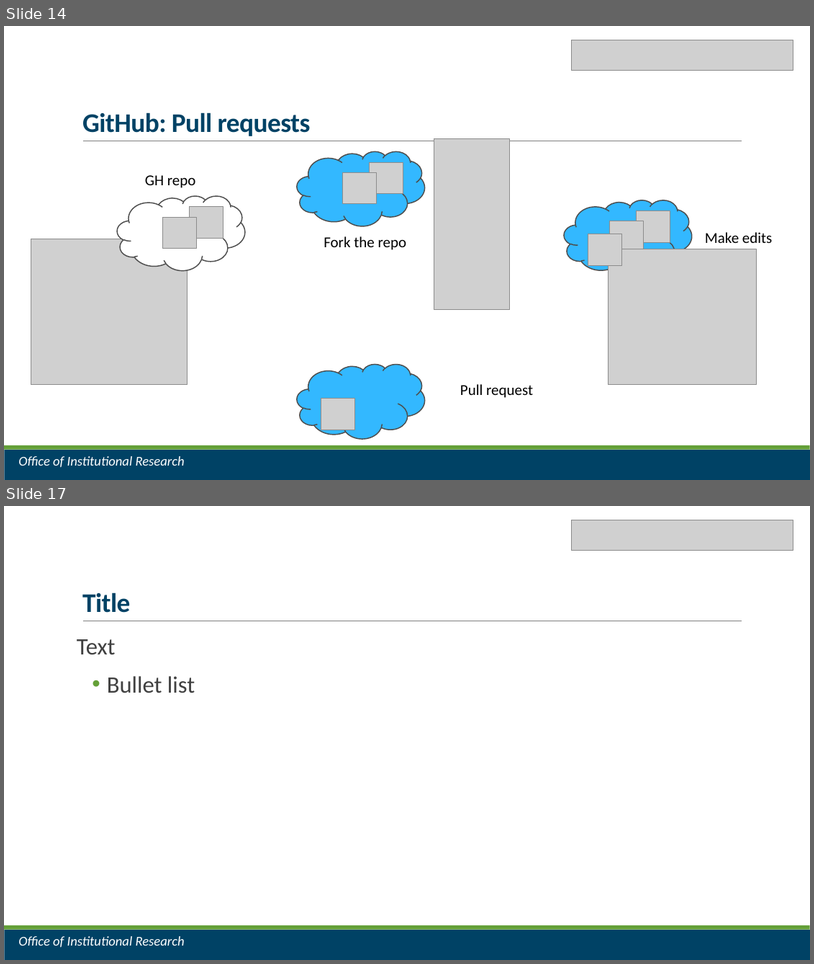
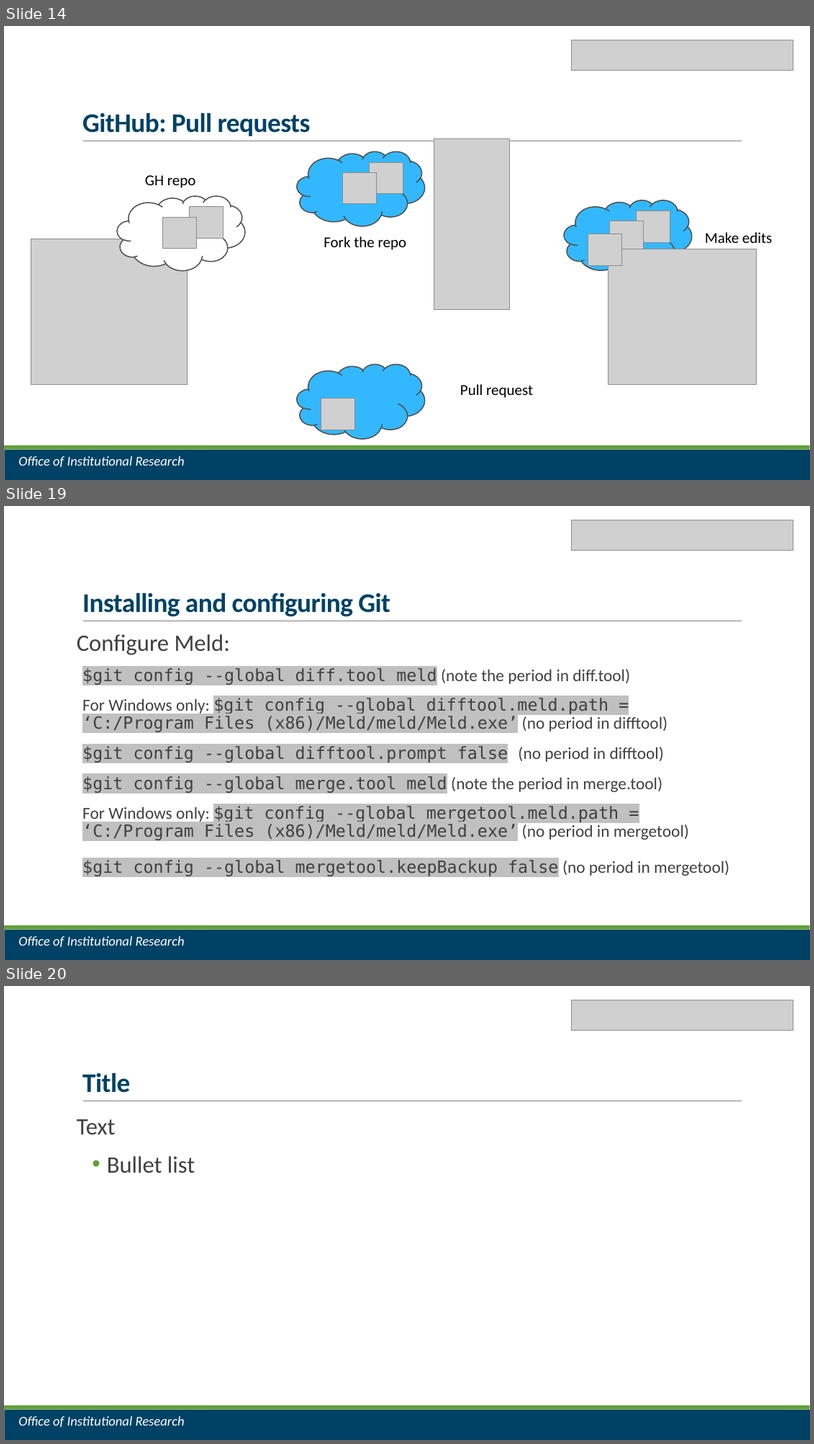
Before and after one commit to jrf1111/Do-You-Git-It-Now, a slide deck: Do You Git It Now.pptx. Shown one above the other, each under a label of ours: slides 14 and 17 before the commit, slides 14, 19 and 20 after it; the slides between them are not shown. The pictures are 814x964 and 814x1444 pixels, drawn with LibreOffice and Linux fonts; fonts in the diff are those of the drawing; grey boxes stand for pictures. Boxes give left, top, right and bottom in pixels: in the first picture for what was removed or moved away, otherwise in the second. Text is boxed around its words. In the diff, an @@ line names an element or a change of style, - is before the commit and + after.

Commit message:
add install and config section

```diff
--- a/Do You Git It Now.pptx
+++ b/Do You Git It Now.pptx
@@ slide 19 added at (x1=4, y1=506, x2=810, y2=960), background #FFFFFF; not listed: 3 template elements that a slide beside it also shows @@
@@ picture added at (x1=572, y1=520, x2=794, y2=550) @@
@@ title added at (x1=82, y1=592, x2=391, y2=617), 32 pt, text #004265, bold @@
+Installing and configuring Git
@@ text added at (x1=77, y1=634, x2=730, y2=876), 20 pt, text #404040 @@
+Configure Meld:
+  $git config --global diff.tool meld (note the period in diff.tool)
+  For Windows only: $git config --global difftool.meld.path = ‘C:/Program Files (x86)/Meld/meld/Meld.exe’ (no period in difftool)
+  $git config --global difftool.prompt false (no period in difftool)
+  $git config --global merge.tool meld (note the period in merge.tool)
+  For Windows only: $git config --global mergetool.meld.path = ‘C:/Program Files (x86)/Meld/meld/Meld.exe’ (no period in mergetool)
+  $git config --global mergetool.keepBackup false (no period in mergetool)
@@ text added at (x1=18, y1=936, x2=185, y2=947), 16 pt, text #FFFFFF, italic @@
+Office of Institutional Research
@@ what was slide 17 is now slide 20 @@
```
Also in this commit, not shown: 1 slide changed, 7 other slides added.
